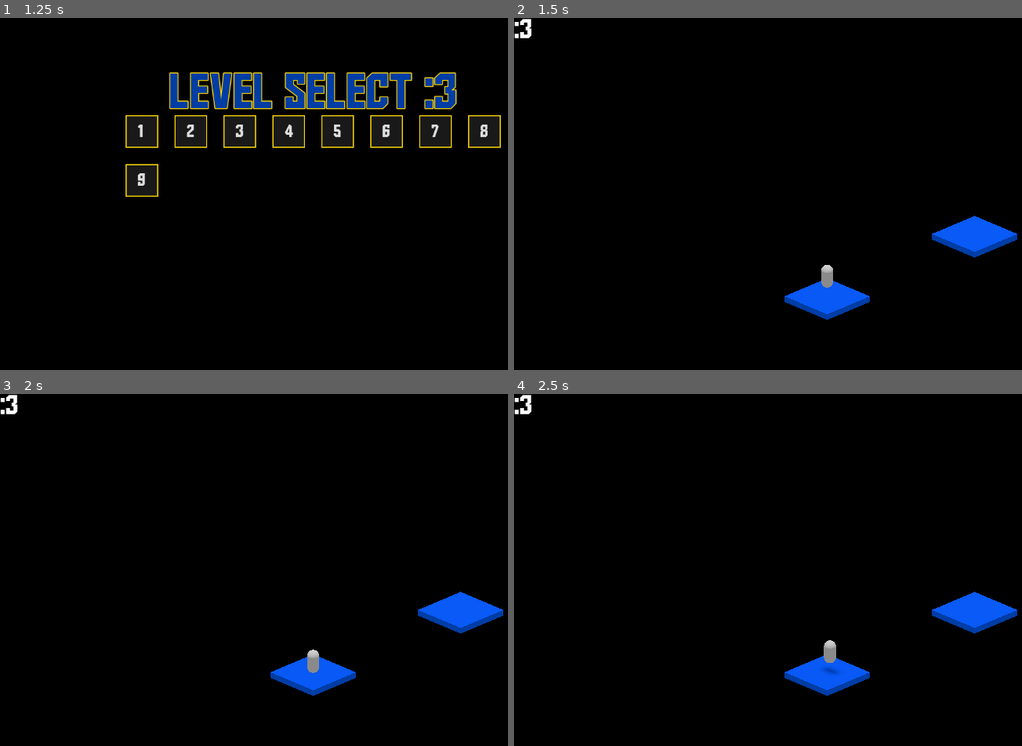
Above: before the commit, frames 1-4 (two rows, left to right).
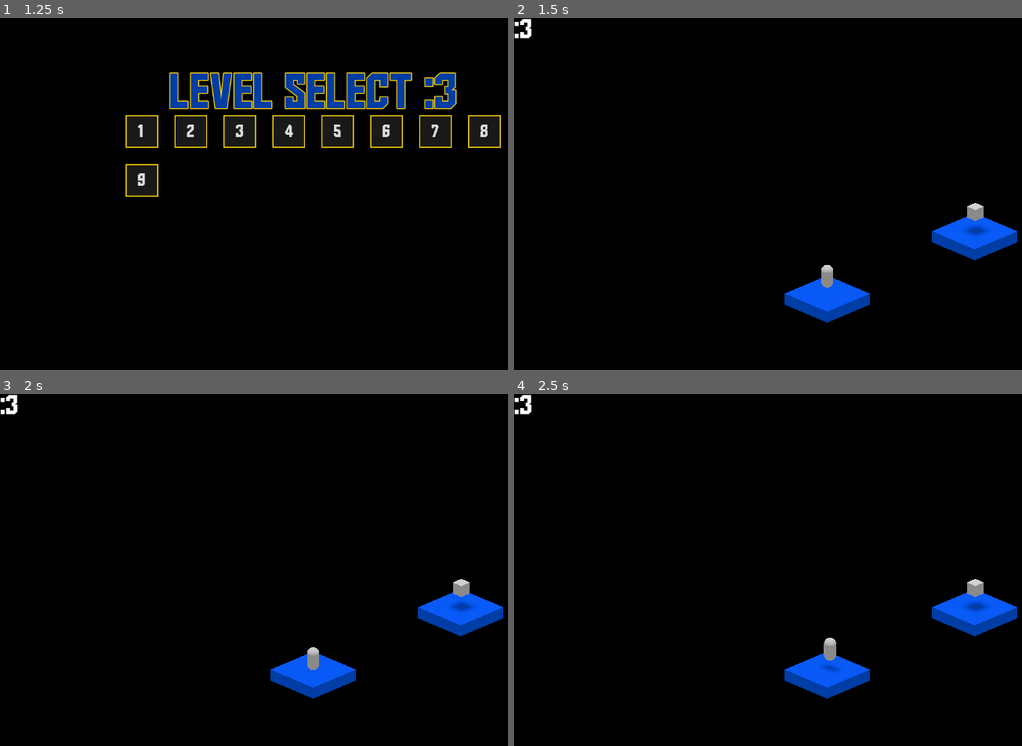
Above: after the commit, the same moments.

Repository: xelphyr/khrome
Game: Godot game, scene res://scenes/game.tscn
Two runs of this game, one before a commit and one after it. Both use one fixed random seed, a clock stepped at 60 frames per second and the inputs below.
Inputs:
- Up to frame 1 (1.25 s): click "PLAY" at 0.5 s
- Up to frame 2 (1.5 s): click "1" at 1.25 s
- Up to frame 3 (2 s): no input
- Up to frame 4 (2.5 s): tap Enter at 2 s; tap W (move_x+) at 2.1 s; tap Space (jump) at 2.27 s

Frame 1 is identical in both runs. In frame 2, 0.9% of the frame differs, in the area x 53-100%, y 52-87%; in frame 3, 1.0%; in frame 4, 1.0%.

Commit message:
fixed platform sizes, and also added a levelfinish object

Diff:
--- /dev/null
+++ b/scenes/level_finish.tscn
@@ -0,0 +1,13 @@
+[gd_scene load_steps=3 format=3 uid="uid://dq3hcjehob3s"]
+
+[sub_resource type="BoxShape3D" id="BoxShape3D_0umw0"]
+
+[sub_resource type="BoxMesh" id="BoxMesh_k847a"]
+
+[node name="LevelFinish" type="Area3D"]
+
+[node name="CollisionShape3D" type="CollisionShape3D" parent="."]
+shape = SubResource("BoxShape3D_0umw0")
+
+[node name="MeshInstance3D" type="MeshInstance3D" parent="."]
+mesh = SubResource("BoxMesh_k847a")
--- a/scenes/levels/1.tscn
+++ b/scenes/levels/1.tscn
@@ -1,10 +1,11 @@
-[gd_scene load_steps=7 format=3 uid="uid://bynl54fhlontd"]
+[gd_scene load_steps=8 format=3 uid="uid://bynl54fhlontd"]
 
 [ext_resource type="PackedScene" uid="uid://cyuro6ku8uypl" path="res://scenes/player.tscn" id="1_yqjtg"]
 [ext_resource type="PackedScene" uid="uid://d2jig0u58ncbr" path="res://scenes/obstacles/platform_blue.tscn" id="2_lnu2h"]
 [ext_resource type="PackedScene" uid="uid://butyikmac32bn" path="res://scenes/camera.tscn" id="3_iywne"]
 [ext_resource type="PackedScene" uid="uid://21qdq5puygj" path="res://scenes/obstacles/platform_gold.tscn" id="3_lnu2h"]
 [ext_resource type="Script" uid="uid://bqg1phvs0djqm" path="res://scripts/camera.gd" id="4_p57ef"]
+[ext_resource type="PackedScene" uid="uid://dq3hcjehob3s" path="res://scenes/level_finish.tscn" id="6_4o7q8"]
 
 [sub_resource type="Environment" id="Environment_0absb"]
 background_mode = 1
@@ -16,10 +17,10 @@
 [node name="Player" parent="." instance=ExtResource("1_yqjtg")]
 
 [node name="PlatformBlue" parent="." instance=ExtResource("2_lnu2h")]
-transform = Transform3D(5, 0, 0, 0, 0.516, 0, 0, 0, 5, 0, -2.2451253, 0)
+transform = Transform3D(1, 0, 0, 0, 1, 0, 0, 0, 1, 0, -2.2451253, 0)
 
 [node name="PlatformBlue2" parent="." instance=ExtResource("2_lnu2h")]
-transform = Transform3D(5, 0, 0, 0, 0.516, 0, 0, 0, 5, 0, -2.245, -17.276)
+transform = Transform3D(1, 0, 0, 0, 1, 0, 0, 0, 1, 0, -2.245, -17.276)
 
 [node name="Camera3D" parent="." instance=ExtResource("3_iywne")]
 transform = Transform3D(0.7071067, -0.2988362, 0.64085627, 0, 0.9063077, 0.42261824, -0.7071067, -0.2988362, 0.64085627, 50, 40.333, 50)
@@ -34,4 +35,7 @@
 shadow_enabled = true
 
 [node name="PlatformGold" parent="." instance=ExtResource("3_lnu2h")]
-transform = Transform3D(5, 0, 0, 0, 0.516, 0, 0, 0, 5, 0, -2.245, -8.727)
+transform = Transform3D(1, 0, 0, 0, 1, 0, 0, 0, 1, 0, -2.245, -8.727)
+
+[node name="LevelFinish" parent="." instance=ExtResource("6_4o7q8")]
+transform = Transform3D(1, 0, 0, 0, 1, 0, 0, 0, 1, 0, 0, -17.35335)
--- a/scenes/obstacles/platform_blue.tscn
+++ b/scenes/obstacles/platform_blue.tscn
@@ -9,8 +9,10 @@
 [node name="PlatformBlue" type="StaticBody3D"]
 
 [node name="CollisionShape3D" type="CollisionShape3D" parent="."]
+transform = Transform3D(5, 0, 0, 0, 1, 0, 0, 0, 5, 0, 0, 0)
 shape = SubResource("BoxShape3D_3jiev")
 
 [node name="MeshInstance3D" type="MeshInstance3D" parent="."]
+transform = Transform3D(5, 0, 0, 0, 1, 0, 0, 0, 5, 0, 0, 0)
 mesh = SubResource("BoxMesh_kejii")
 surface_material_override/0 = ExtResource("1_0nxn6")
--- a/scenes/obstacles/platform_gold.tscn
+++ b/scenes/obstacles/platform_gold.tscn
@@ -11,9 +11,11 @@
 collision_mask = 2
 
 [node name="CollisionShape3D" type="CollisionShape3D" parent="."]
+transform = Transform3D(5, 0, 0, 0, 1, 0, 0, 0, 5, 0, 0, 0)
 shape = SubResource("BoxShape3D_3jiev")
 
 [node name="MeshInstance3D" type="MeshInstance3D" parent="."]
+transform = Transform3D(5, 0, 0, 0, 1, 0, 0, 0, 5, 0, 0, 0)
 layers = 2
 mesh = SubResource("BoxMesh_kejii")
 surface_material_override/0 = ExtResource("1_j7nii")
